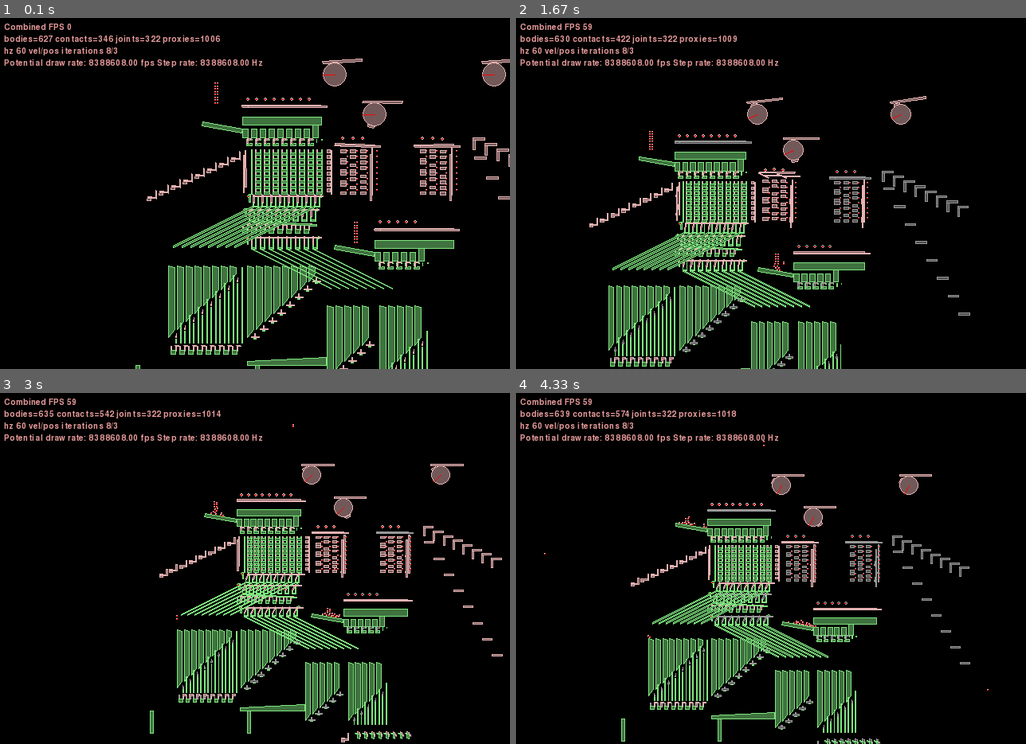
Above: before the commit, frames 1-4 (two rows, left to right).
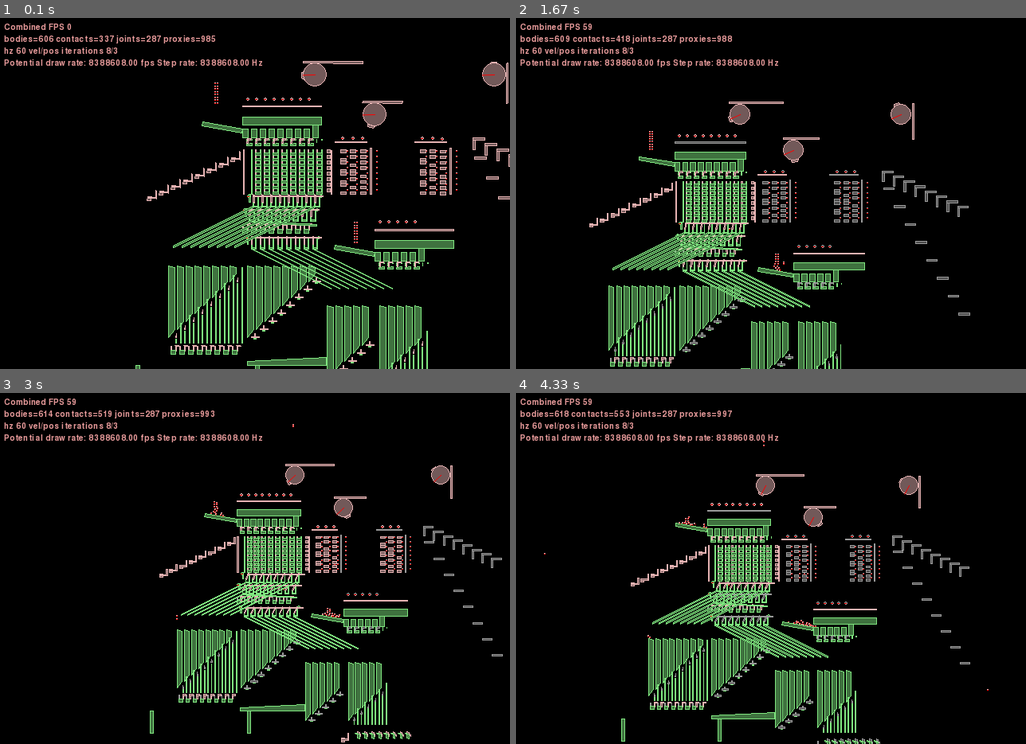
Above: after the commit, the same moments.

Repository: jmacarthur/box2d-ssem
Game: pygame game, started from main.py
The game is run twice, just before and just after one commit, with the same random seed, the same clock (stepped at 60 frames per second) and the same inputs.
Inputs (mouse positions are in pixels of both pictures, inside the frame that each line leads up to):
- Up to frame 1 (0.1 s): no input
- Up to frame 2 (1.67 s): hold Right 0.33-0.8 s; move the mouse to (750, 193) at 0.37 s; hold Up 0.83-1.13 s; move the mouse to (771, 204) at 0.87 s; tap Space at 0.9, 1.23, 1.53 s; tap X at 0.98 s; hold Right 1.17-1.63 s; move the mouse to (822, 263) at 1.2 s
- Up to frame 3 (3 s): hold Left 1.67-2.2 s; move the mouse to (96, 642) at 1.7 s; tap Space at 1.73, 2.03, 2.3, 2.63, 2.93 s; hold Down 2.23-2.53 s; move the mouse to (316, 586) at 2.27 s; tap X at 2.38 s; hold Left 2.57-2.97 s; move the mouse to (265, 424) at 2.6 s
- Up to frame 4 (4.33 s): hold Up 3-3.37 s; move the mouse to (587, 540) at 3.03 s; tap Space at 3.07, 3.47, 3.77, 4.13 s; hold Right 3.4-4.03 s; move the mouse to (771, 600) at 3.43 s; tap X at 3.55 s; hold Down from 4.07 s (still down); move the mouse to (964, 694) at 4.1 s; tap Z at 4.22 s

The runs differ from the first frame. In frame 1, 1.5% of the frame differs, in the area x 8-100%, y 4-61%; in frame 2, 1.7%; in frame 3, 1.7%, in the area x 8-99%, y 4-76%; in frame 4, 1.2%.

Commit message:
Temporary replacement of farm-gate raisers with simple sliding joint plates

Diff:
--- a/main.py
+++ b/main.py
@@ -26,6 +26,8 @@
 memory_rows = 1<<selector_rods
 pitch = 22
 follower_spacing = 14
+
+bar_gate_raisers = False
 
 filters = [filter(groupIndex=1, categoryBits=0x0001, maskBits=0xFFFF),
            filter(groupIndex=2, categoryBits=0x0002, maskBits=0x0000),
@@ -35,27 +37,41 @@
 
 
     def vertical_rotating_bar(self, xpos, ypos, height, attachment_body, support_sep=50):
-        bar_body = self.add_dynamic_polygon(box_polygon(3,height), xpos+3, ypos, filters[0])
-        bar_body_2 = self.add_dynamic_polygon(box_polygon(3,height), xpos, ypos-15, filters[0])
-        for i in range(0,2):
-            pos = (0,support_sep*i)
-            support = self.add_dynamic_polygon(box_polygon(3,30), xpos+pos[0], ypos+pos[1], filters[0])
-            self.revolving_joint(bodyA=support, bodyB=attachment_body, anchor=(xpos+pos[0], ypos+pos[1]))
-            self.revolving_joint(bodyA=support, bodyB=bar_body, anchor=(xpos+1.5+pos[0], ypos+30+pos[1]))
-            self.revolving_joint(bodyA=support, bodyB=bar_body_2, anchor=(xpos+1.5+pos[0], ypos+15+pos[1]))
-        bar_body.attachment_point=(xpos+4.5, ypos+height/2)
-        return bar_body
-
-    def horizontal_rotating_bar(self, xpos, ypos, height, attachment_body,support_sep=50):
-        bar_body = self.add_dynamic_polygon(box_polygon(height,3), xpos, ypos+3, filters[0])
-        bar_body_2 = self.add_dynamic_polygon(box_polygon(height,3), xpos+15, ypos, filters[0])
-        for i in range(0,2):
-            pos = (support_sep*i,0)
-            support = self.add_dynamic_polygon(box_polygon(30,3), xpos+pos[0], ypos+pos[1], filters[0])
-            self.revolving_joint(bodyA=support, bodyB=attachment_body, anchor=(xpos+1.5+pos[0]+30, ypos+1.5+pos[1]))
-            self.revolving_joint(bodyA=support, bodyB=bar_body, anchor=(xpos+pos[0], ypos+1.5+pos[1]))
-            self.revolving_joint(bodyA=support, bodyB=bar_body_2, anchor=(xpos+15+pos[0], ypos+1.5+pos[1]))
-        return bar_body
+        if bar_gate_raisers:
+            bar_body = self.add_dynamic_polygon(box_polygon(3,height), xpos+3, ypos, filters[0])
+            bar_body_2 = self.add_dynamic_polygon(box_polygon(3,height), xpos, ypos-15, filters[0])
+            for i in range(0,2):
+                pos = (0,support_sep*i)
+                support = self.add_dynamic_polygon(box_polygon(3,30), xpos+pos[0], ypos+pos[1], filters[0])
+                self.revolving_joint(bodyA=support, bodyB=attachment_body, anchor=(xpos+pos[0], ypos+pos[1]))
+                self.revolving_joint(bodyA=support, bodyB=bar_body, anchor=(xpos+1.5+pos[0], ypos+30+pos[1]))
+                self.revolving_joint(bodyA=support, bodyB=bar_body_2, anchor=(xpos+1.5+pos[0], ypos+15+pos[1]))
+            bar_body.attachment_point=(xpos+4.5, ypos+height/3)
+            return bar_body
+        else:
+            body = self.add_dynamic_polygon(box_polygon(3,height), xpos,ypos, filters[0])
+            body.attachment_point = (xpos+1.5,ypos+height/2)
+            self.slide_joint(attachment_body, body, (1,0), 0, 20, friction=False)
+            return body
+
+    def horizontal_rotating_bar(self, xpos, ypos, height, attachment_body,support_sep=0):
+        if bar_gate_raisers:
+            if support_sep == 0: support_sep = height/2
+            bar_body = self.add_dynamic_polygon(box_polygon(height,3), xpos, ypos+3, filters[0])
+            bar_body_2 = self.add_dynamic_polygon(box_polygon(height,3), xpos+15, ypos, filters[0])
+            for i in range(0,2):
+                pos = (support_sep*i,0)
+                support = self.add_dynamic_polygon(box_polygon(30,3), xpos+pos[0], ypos+pos[1], filters[0])
+                self.revolving_joint(bodyA=support, bodyB=attachment_body, anchor=(xpos+1.5+pos[0]+30, ypos+1.5+pos[1]))
+                self.revolving_joint(bodyA=support, bodyB=bar_body, anchor=(xpos+pos[0], ypos+1.5+pos[1]))
+                self.revolving_joint(bodyA=support, bodyB=bar_body_2, anchor=(xpos+15+pos[0], ypos+1.5+pos[1]))
+            bar_body.attachment_point=(xpos+height/2, ypos+4.5)
+            return bar_body
+        else:
+            body = self.add_dynamic_polygon(box_polygon(height,3), xpos,ypos, filters[0])
+            body.attachment_point = (xpos+height/2,ypos+1.5)
+            self.slide_joint(attachment_body, body, (0,-1), -20, 0, friction=False)
+            return body
 
 
     def diverter_set(self, xpos, ypos, attachment_body, discard = False, inverted = False, slope_x=200, slope_y=100):
@@ -241,7 +257,6 @@
 	                              anchorB=raiser.worldCenter,
 	                                   collideConnected=False)
         raiser_bar = self.horizontal_rotating_bar(xpos,ypos+110, pitch*9, attachment_body, support_sep=pitch*8)
-        raiser_bar.attachment_point = (xpos, ypos+120)
 
         for c in range(0,columns+1):
 
@@ -283,8 +298,8 @@
             selector_array.append(row_selector)
             self.slide_joint(row_selector, groundBody, (0,1), -8, 0, friction=False)
 
-        holdoff_bar = self.horizontal_rotating_bar(xpos+200, ypos+120, 100, groundBody, 50)
-        holdoff_bar.attachment_point = (xpos+200,ypos+120)
+        holdoff_bar = self.horizontal_rotating_bar(xpos+200, ypos+130, 80, groundBody, 50)
+        holdoff_bar.attachment_point = (xpos+220,ypos+130)
         # Row followers
         for row in range(0,8):
             row_follower_fixtures = []
@@ -294,7 +309,9 @@
             follower_array.append(follower)
             self.slide_joint(follower, groundBody, (1,0), limit1=0, limit2=20, friction=False)
 
+        # Holdoff bar for all output rods
         self.vertical_rotating_bar(xpos+200+25*selector_rods+14,0,14*memory_rows+5, groundBody)
+
         return holdoff_bar
 
     def memory_module(self, xpos, ypos, groundBody):
@@ -344,7 +361,7 @@
 	                                   collideConnected=False)
 
         # Gate returner to push all the memory rows back in
-        self.memory_returning_gate = self.vertical_rotating_bar(xpos-30,20,14*memory_rows-20, groundBody)
+        self.memory_returning_gate = self.vertical_rotating_bar(xpos-30,0,14*memory_rows, groundBody)
 
         # Wall on the left of the memory to create the final channel
         memory_fixed = self.add_static_polygon(box_polygon(3,14*8), -10,0, filter=filter(groupIndex=0, categoryBits=0x0001, maskBits=0xFFFF))
@@ -522,7 +539,7 @@
 	                                   collideConnected=False)
 
 
-    def add_cam(self, xpos, ypos, attachment_body, follower_len, phase=0):
+    def add_cam(self, xpos, ypos, attachment_body, follower_len, phase=0, horizontal=False):
         """ Very basic function which just adds a motorised circle with a bump.
         phase is between 0 and 1 and adjusts initial rotation. """
 
@@ -533,10 +550,21 @@
         bump_fixture = fixtureDef(shape=polygonShape(vertices=bump_polygon),density=1.0,filter=filters[0])
         cam_body = self.add_multifixture([disc_fixture, bump_fixture], xpos, ypos)
         self.revolving_joint(attachment_body, cam_body, (xpos,ypos), motor=0.25, force=50)
-
-        follower_body = self.add_dynamic_polygon(makeBox(xpos-radius, ypos+radius, follower_len, 5), 0, 0)
-        self.revolving_joint(attachment_body, follower_body, (xpos-radius+2.5,ypos+radius+2.5), friction=False)
-        follower_body.attachment_point=(xpos+follower_len, ypos+radius)
+        axle_y = ypos+radius
+        if horizontal:
+            axle_x = xpos+radius
+            follower_body = self.add_dynamic_polygon(makeBox(axle_x, axle_y-follower_len, 5, follower_len), 0, 0)
+        else:
+            axle_x = xpos-radius
+            follower_body = self.add_dynamic_polygon(makeBox(axle_x, axle_y, follower_len, 5), 0, 0)
+        print("Creating cam: xpos= {}, ypos= {}, axle_x = {} ,axle_y= {}, follower_len={}".format(xpos, ypos, axle_x, axle_y, follower_len))
+
+        if horizontal:
+            follower_body.attachment_point=(axle_x, axle_y-follower_len)
+        else:
+            follower_body.attachment_point=(axle_x+follower_len, axle_y)
+        print("Setting attachment point: (x,y)={}".format(follower_body.attachment_point))
+        self.revolving_joint(attachment_body, follower_body, (axle_x+2.5,axle_y+2.5), friction=False)
         return follower_body
 
     def add_instruction_cranks(self, attachment_body, xpos, ypos):
@@ -627,11 +655,12 @@
         self.distance_joint(follower_body, mem_injector_raiser, follower_body.attachment_point, mem_injector_raiser.attachment_point)
 
         # Cam 2: Main memory lifter
-        follower_body = self.add_cam(200,300, groundBody, 100)
-        self.distance_joint(follower_body, main_memory_holdoff, follower_body.attachment_point, main_memory_holdoff.attachment_point)
+        follower_body = self.add_cam(150,300, groundBody, 150, phase=0.25)
+        print("Attachemnt point on cam is {}".format(follower_body.attachment_point))
+        self.distance_joint(follower_body, main_memory_holdoff, (200,300+50), main_memory_holdoff.attachment_point)
 
         # Cam 2: Memory returner
-        follower_body = self.add_cam(600,300, groundBody, 100)
+        follower_body = self.add_cam(600,300, groundBody, 100, horizontal=True)
         self.distance_joint(follower_body, self.memory_returning_gate, follower_body.attachment_point)
 
 
